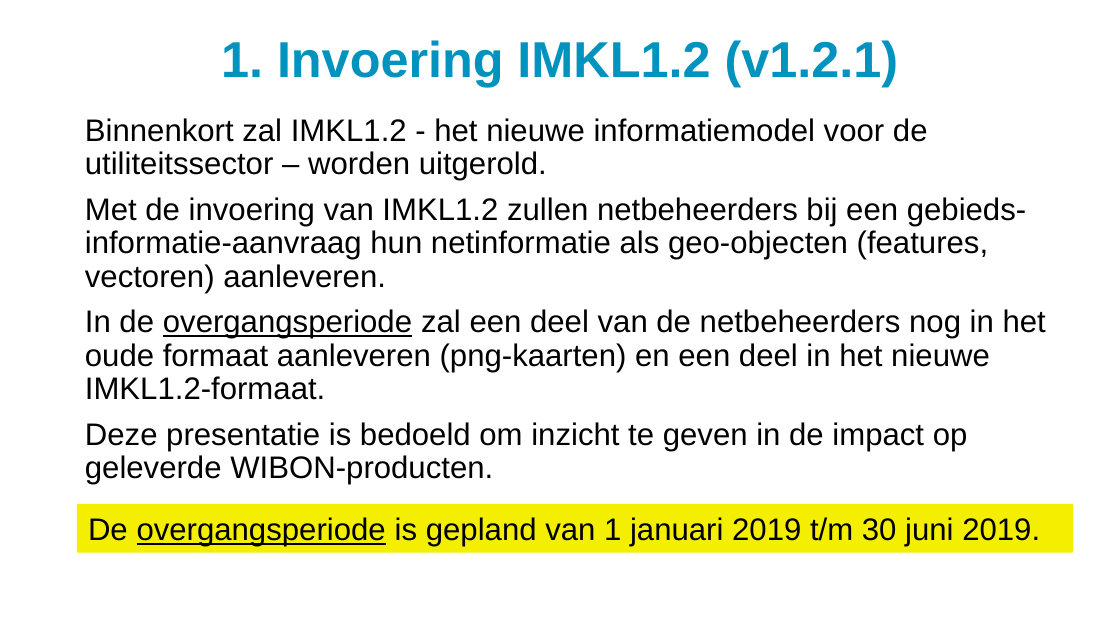
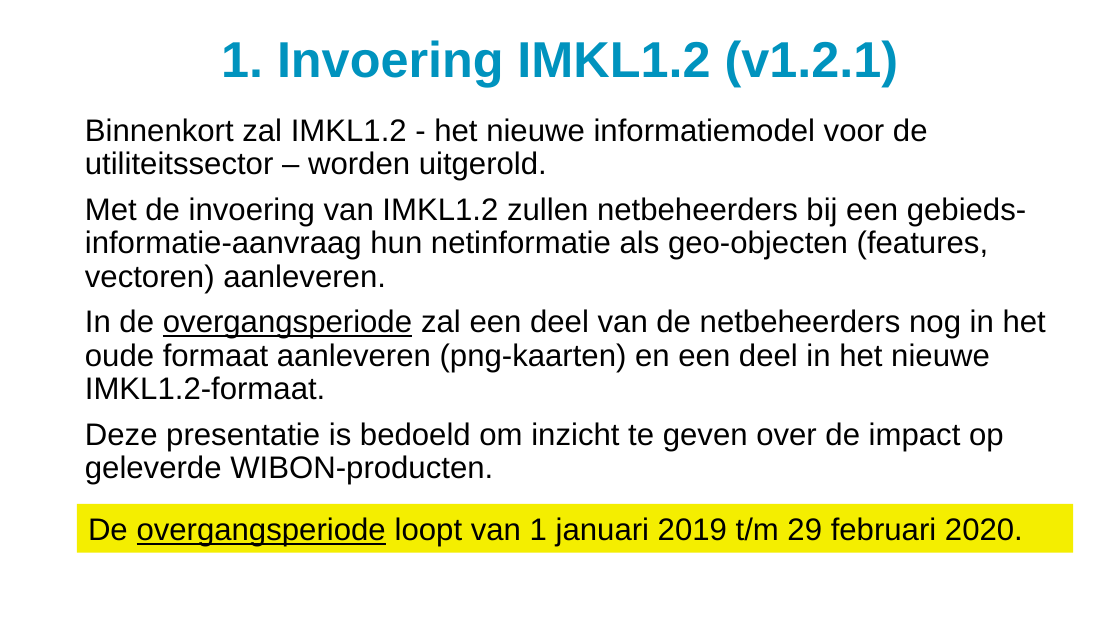
Before and after one commit to kadaster/klic-win, a slide deck: slide 3 of Uitleveren/WIBON levering - overgangsperiode.ppsx. Drawn at 1120x630 pixels with LibreOffice and Linux fonts; fonts in the diff are those of the drawing; background and template pictures are left out. Boxes give left, top, right and bottom in pixels: in the first picture for what was removed or moved away, otherwise in the second. Text is boxed around its words. In the diff, an @@ line names an element or a change of style, - is before the commit and + after.

Commit message:
einde overgangsperiode 29-02-2020

```diff
--- a/Uitleveren/WIBON levering - overgangsperiode.ppsx
+++ b/Uitleveren/WIBON levering - overgangsperiode.ppsx
@@ text at (x1=85, y1=422, x2=1004, y2=485): text changed @@
-Deze presentatie is bedoeld om inzicht te geven in de impact op geleverde WIBON-producten.
+Deze presentatie is bedoeld om inzicht te geven over de impact op geleverde WIBON-producten.
@@ text in rectangle at (x1=88, y1=517, x2=1023, y2=546): text changed @@
-De overgangsperiode is gepland van 1 januari 2019 t/m 30 juni 2019.
+De overgangsperiode loopt van 1 januari 2019 t/m 29 februari 2020.
```
Also in this commit, not shown: 11 other slides changed, 3 other files.
